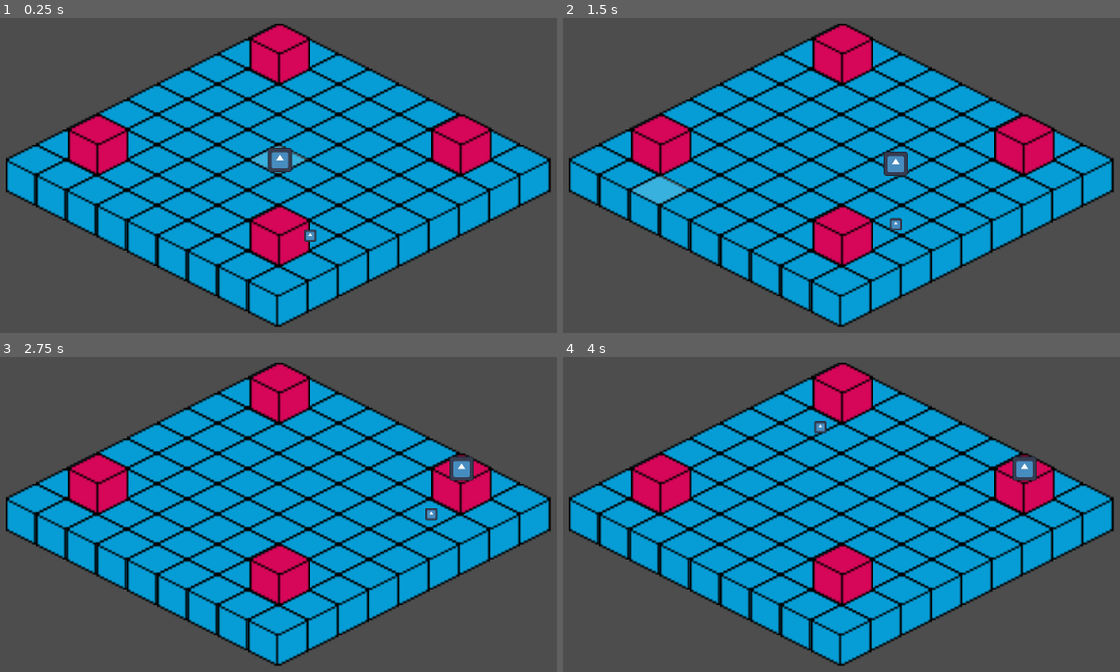
Above: before the commit, frames 1-4 (two rows, left to right).
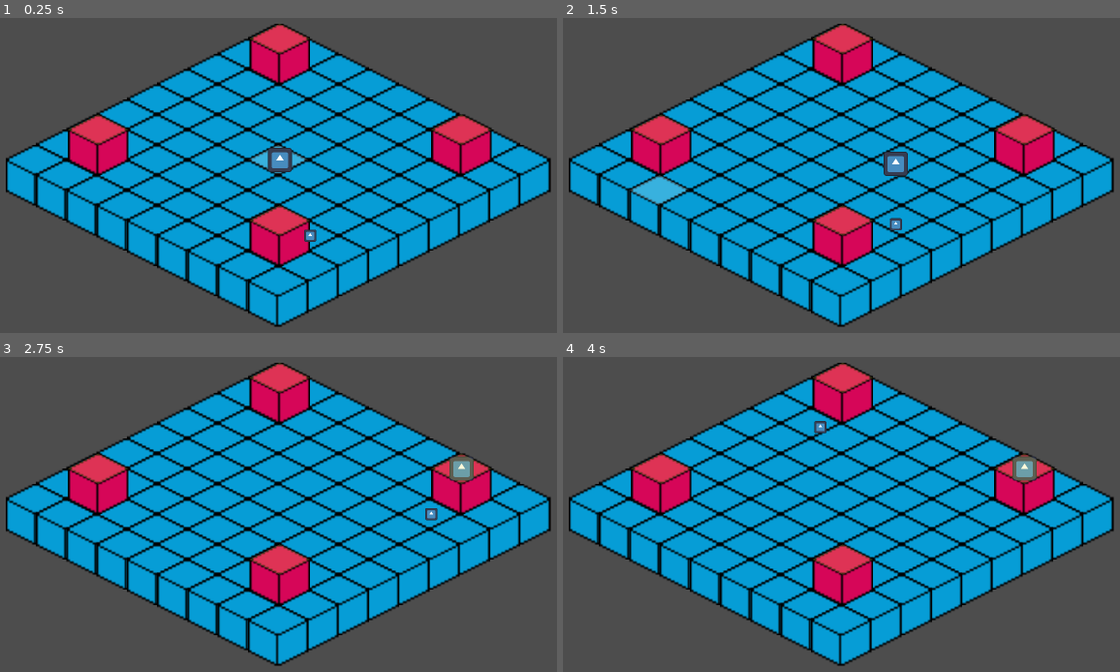
Above: after the commit, the same moments.

Repository: remimorvan/isometric-reverse-heist-simulator-2000
Game: Godot game, scene res://scenes/main.tscn
Two runs of this game, one before a commit and one after it. Both use one fixed random seed, a clock stepped at 60 frames per second and the inputs below. The engine's default icon, where the game draws it, is replaced by a stand-in: a white triangle on a blue panel in a dark square.
Inputs (mouse positions are in pixels of both pictures, inside the frame that each line leads up to):
- Up to frame 1 (0.25 s): no input
- Up to frame 2 (1.5 s): tap Enter at 0.5 s; move the mouse to (1014, 128) at 0.52 s; tap T at 0.6, 1.35 s; click (1014, 128) at 0.67 s; tap Space at 1.25 s; move the mouse to (685, 191) at 1.27 s; click (685, 191) at 1.42 s
- Up to frame 3 (2.75 s): move the mouse to (356, 366) at 2.02 s; tap T at 2.1 s; click (356, 366) at 2.17 s
- Up to frame 4 (4 s): tap Enter at 2.75 s; move the mouse to (802, 621) at 2.77 s; tap T at 2.85, 3.6 s; click (802, 621) at 2.92 s; tap Space at 3.5 s; move the mouse to (1075, 590) at 3.52 s; click (1075, 590) at 3.67 s

The runs differ from the first frame. In frame 1, 2.1% of the frame differs, in the area x 12-89%, y 1-69%; in frame 2, 2.1%; in frame 3, 2.1%; in frame 4, 2.1%.

Commit message:
glow -> tilemaps

Diff:
--- a/glow.gd
+++ /dev/null
@@ -1,24 +0,0 @@
-class_name Glow
-extends Node2D
-
-@onready var layer0: TileMapLayer = $Layer0
-@onready var layer1: TileMapLayer = $Layer1
-
-static func create_glow() -> Polygon2D:
-	var hover_effect = Polygon2D.new()
-	hover_effect.polygon = PackedVector2Array([
-		Vector2(0, -8), # Top
-		Vector2(16, 0), # Right
-		Vector2(0, 8), # Bottom
-		Vector2(-16, 0) # Left
-	])
-	hover_effect.color = Color(1, 1, 1, 0.2)
-	hover_effect.visible = false
-	return hover_effect
-
-static func make_tile_glow(hover_effect: Polygon2D, position) -> void:
-	hover_effect.position = position
-	hover_effect.visible = true
-
-static func stop_tile_glow(hover_effect: Polygon2D) -> void:
-	hover_effect.visible = false
--- a/scripts/player.gd
+++ b/scripts/player.gd
@@ -107,6 +107,7 @@
 		return
 
 	target_position = path[0]
+
 	if target_position.distance_to(global_position) < arrival_threshold:
 		print("Next target too close, skipping")
 		_advance_to_next_target()
--- a/scripts/tilemaps.gd
+++ b/scripts/tilemaps.gd
@@ -4,11 +4,38 @@
 @onready var layer1: TileMapLayer = $Layer1
 
 var hover_effect: Polygon2D
+var select_effects: Dictionary
 
+func create_glow(color: Color, layer_index: int) -> Polygon2D:
+	var glow = Polygon2D.new()
+	glow.polygon = PackedVector2Array([
+		Vector2(0, -8), # Top
+		Vector2(16, 0), # Right
+		Vector2(0, 8), # Bottom
+		Vector2(-16, 0) # Left
+	])
+	glow.color = color
+	glow.visible = false
+	glow.z_index = layer_index
+	return glow
+
+func make_tile_glow(glow: Polygon2D, layer: TileMapLayer, position: Vector2i) -> void:
+	glow.position = layer.map_to_local(position)
+	glow.position[1] -= glow.z_index * 16
+	glow.visible = true
+
+func stop_tile_glow(glow: Polygon2D) -> void:
+	glow.visible = false
 
 func _ready() -> void:
-	hover_effect = Glow.create_glow()
-	add_child(hover_effect)
+	hover_effect = create_glow(Color(1, 1, 1, 0.2), 0)
+	$Layer0.add_child(hover_effect)
+	var cells1 = layer1.get_used_cells()
+	for c in cells1:
+		print("\n\nCell:\n", c, "\n\n")
+		select_effects[c] = create_glow(Color(1, 0.9, 0.3, 0.2), 1)
+		$Layer1.add_child(select_effects[c])
+		make_tile_glow(select_effects[c], layer1, c)
 
 func _process(_delta: float) -> void:
 	var mouse_pos = get_local_mouse_position()
@@ -17,6 +44,6 @@
 
 	if used_cells.has(tile_pos):
 		# Convert tile position back to local coordinates for the hover effect
-		Glow.make_tile_glow(hover_effect, layer0.map_to_local(tile_pos))
+		make_tile_glow(hover_effect, layer0, tile_pos)
 	else:
-		Glow.stop_tile_glow(hover_effect)
+		stop_tile_glow(hover_effect)
Not shown, removed: glow.gd.uid
